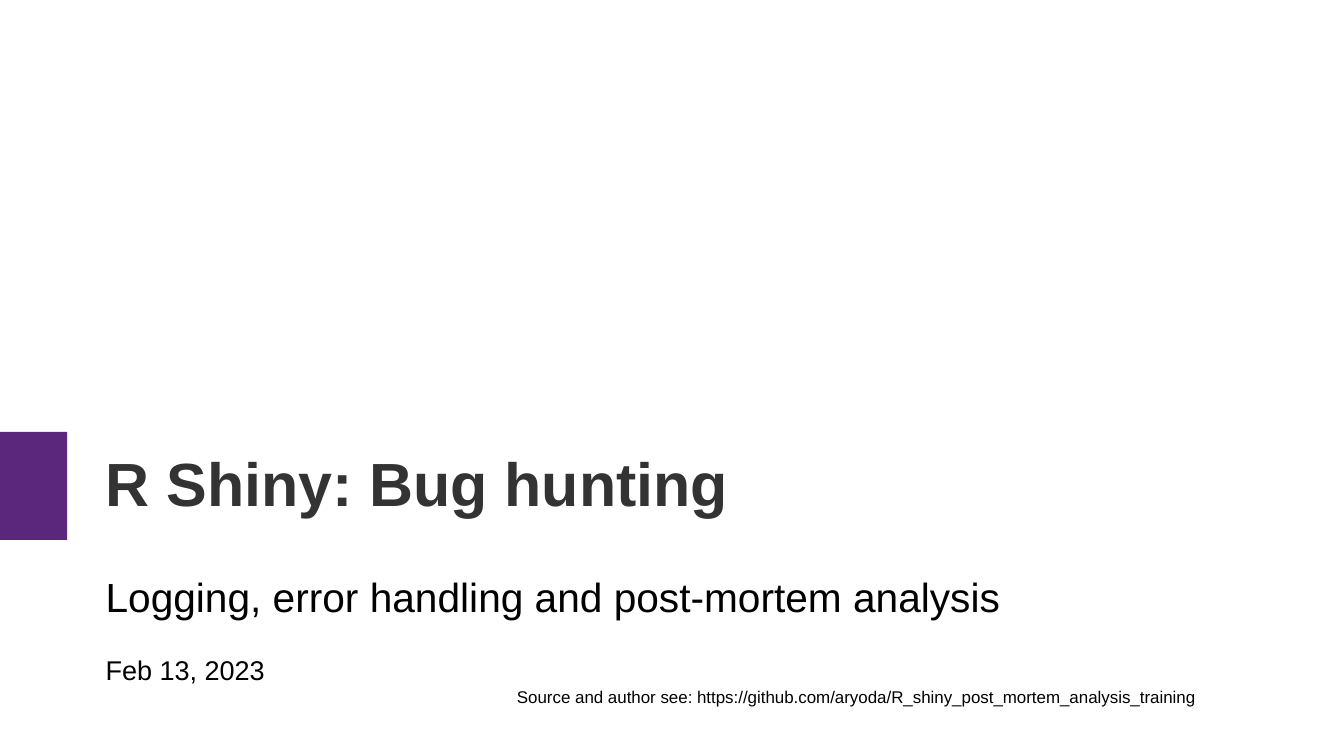
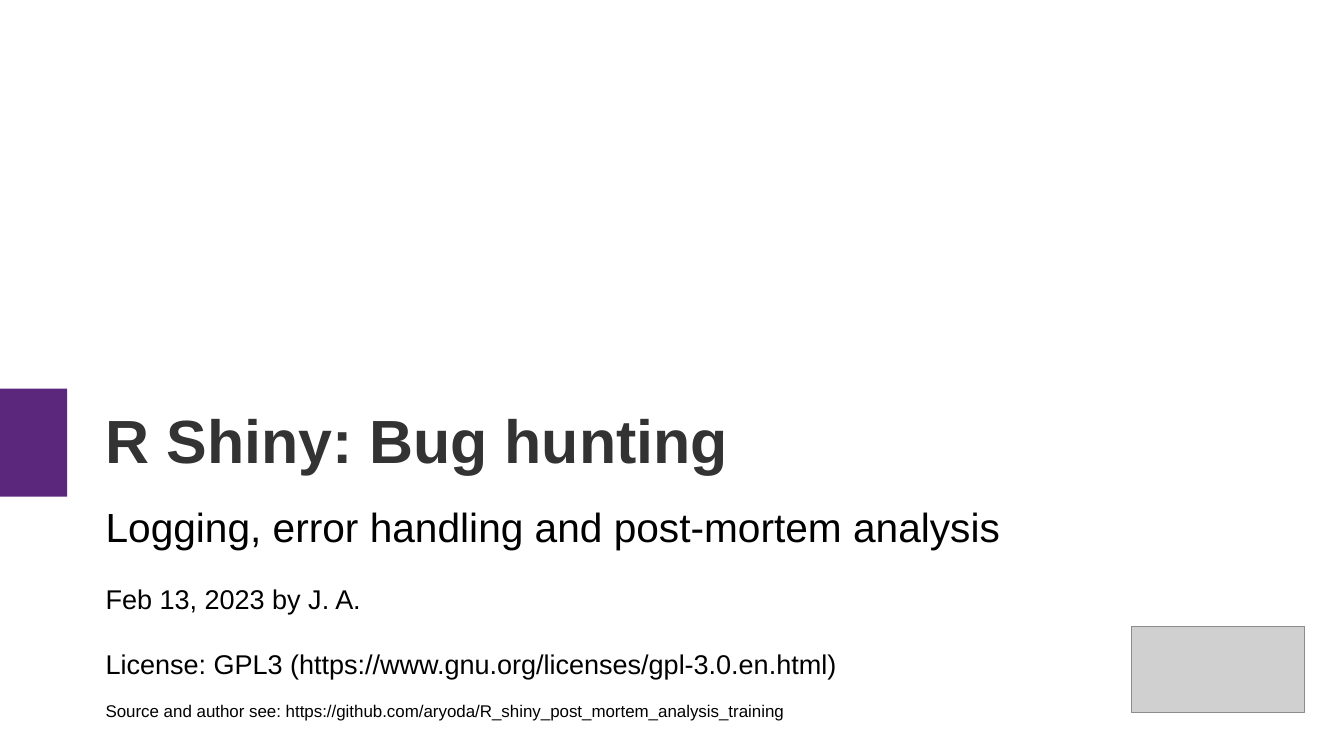
Before and after one commit to aryoda/R_shiny_post_mortem_analysis_training, a slide deck: slide 1 of Training slides.odp. Drawn at 1344x756 pixels with LibreOffice and Linux fonts; fonts in the diff are those of the drawing; grey boxes stand for pictures. Boxes give left, top, right and bottom in pixels: in the first picture for what was removed or moved away, otherwise in the second. Text is boxed around its words. In the diff, an @@ line names an element or a change of style, - is before the commit and + after.

Commit message:
Add slide for example code 7 (still wip). Cover slide shows license now.

```diff
--- a/Training slides.odp
+++ b/Training slides.odp
@@ title "R Shiny: Bug hunting": place and size @@
-title "R Shiny: Bug hunting" at box(106, 462, 728, 518)
+title "R Shiny: Bug hunting" at box(106, 419, 728, 474)
@@ rectangle: place and size @@
-rectangle at box(0, 432, 67, 540)
+rectangle at box(0, 389, 67, 498)
@@ subtitle "Logging, error handling and post-mortem ...": place and size @@
-subtitle "Logging, error handling and post-mortem ..." at box(106, 582, 1195, 707)
+subtitle "Logging, error handling and post-mortem ..." at box(106, 512, 1000, 721)
@@ subtitle at box(106, 589, 836, 679): text changed @@
-Feb 13, 2023
+Feb 13, 2023 by J. A.
+License: GPL3 (https://www.gnu.org/licenses/gpl-3.0.en.html)
@@ picture added at box(1132, 627, 1305, 713) @@
@@ subtitle at box(106, 704, 784, 721): alignment right to left @@
```
Also in this commit, not shown: 1 other slide changed, 1 slide added, 2 slides removed.
